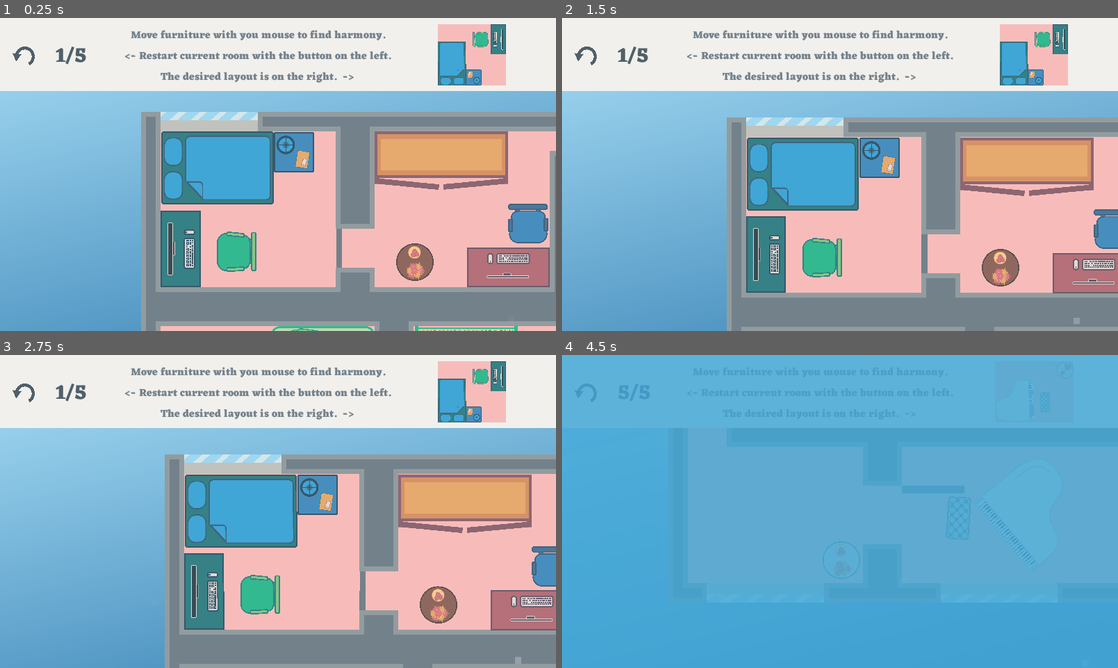
Above: before the commit, frames 1-4 (two rows, left to right).
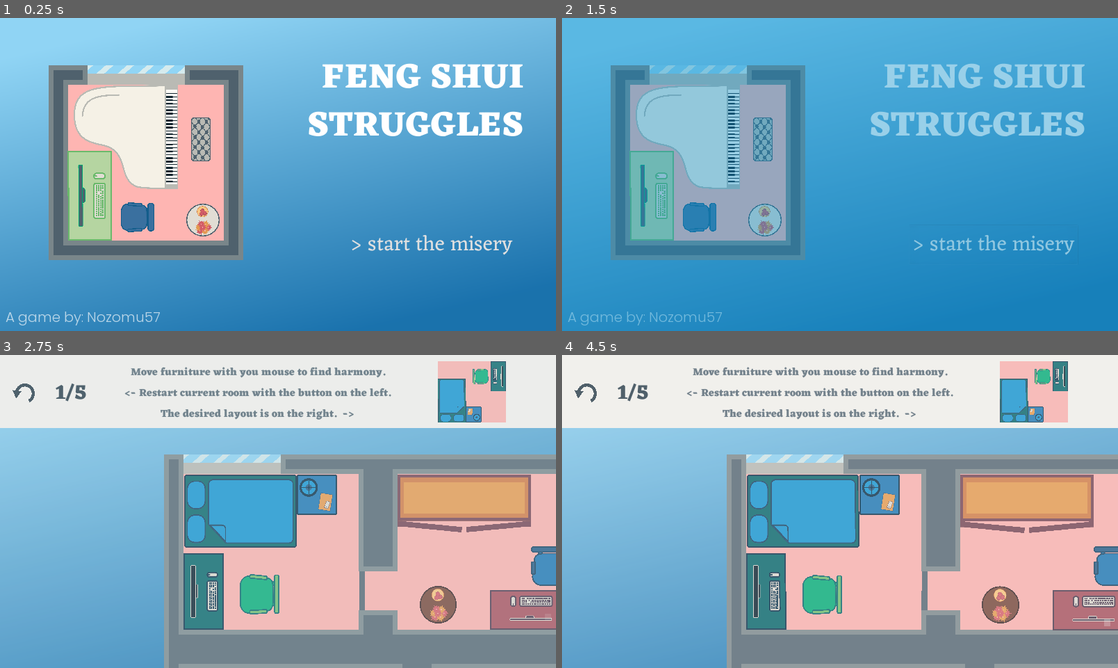
Above: after the commit, the same moments.

Repository: bushmin/Feng-Shui-Struggles
Game: Godot game, scene res://Views/Main Menu/MainMenu.tscn
Same seed, same stepped clock (60 frames per second), same inputs: the game is played once before the commit and once after it. Before the commit the project starts from res://Views/Game/MainGame.tscn. The engine's default icon, where the game draws it, is replaced by a stand-in: a white triangle on a blue panel in a dark square.
Inputs (mouse positions are in pixels of both pictures, inside the frame that each line leads up to):
- Up to frame 1 (0.25 s): no input
- Up to frame 2 (1.5 s): click (584, 55) at 0.52 s; click (995, 243) at 1.25 s, where only the run after the commit has a clickable "> start the misery"
- Up to frame 3 (2.75 s): click (22, 392) at 2 s
- Up to frame 4 (4.5 s): tap Enter (ui_accept) at 2.75, 3.77, 3.8, 4.07 s; move the mouse to (767, 592) at 2.77 s; hold Enter (ui_accept) 2.78-3.53 s; click (767, 592) at 2.92 s; move the mouse to (734, 589) at 3.52 s; click (734, 589) at 3.6 s; move the mouse to (1084, 408) at 4.27 s; hold Enter (ui_accept) from 4.28 s (still down); click (1084, 408) at 4.42 s

The runs differ from the first frame. In frame 1, 94% of the frame differs, in the area x 0-100%, y 0-100%; in frame 2, 93%; in frame 3, 2.0%; in frame 4, 95%.

Commit message:
1.0.0

Diff:
--- a/Instruments/MusicManager/SFX.gd
+++ b/Instruments/MusicManager/SFX.gd
@@ -4,7 +4,7 @@
 const MAX_SCRATCH_TIMER = 20
 
 var Win = preload("res://sound/win_bell.ogg")
-var Glass = preload("res://sound/glass_long.ogg")
+var Glass = preload("res://sound/glass.ogg")
 var Scratch = preload("res://sound/scratch.ogg")
 
 func _ready():
@@ -20,13 +20,13 @@
 	self.set_stream(Win)
 	self.set_pitch_scale(1)
 	self.play()
+	self.seek(0.1)
 
 
 func play_glass():
 	self.set_stream(Glass)
-	self.set_pitch_scale(4)
+	self.set_pitch_scale(0.8)
 	self.play()
-	self.seek(0.6)
 
 func start_scratch():
 	if scratchingTimer >0: return
--- a/Objects/Furniture/Furniture.gd
+++ b/Objects/Furniture/Furniture.gd
@@ -20,6 +20,9 @@
 	holding = false
 
 func _physics_process(delta):
+	$Correct.set_rotation(-rotation)
+	$Correct.rect_position = $TextureRect.rect_position
+
 	var newPos = get_viewport().get_mouse_position()
 	mouseDelta = newPos - prevMousePos
 	prevMousePos = newPos
@@ -49,8 +52,12 @@
 	CAMERA_POS = pos
 
 func set_correct(isCorrect):
-	if isCorrect: modulate = Color("ffffff") #a3a3a3
-	else: modulate = Color("ffffff")
+	if isCorrect:
+		$TextureRect.modulate = Color("5c5c5c") #a3a3a3
+		$Correct.show()
+	else:
+		$TextureRect.modulate = Color("ffffff")
+		$Correct.hide()
 
 func _on_input_event(viewport, event, shape_idx):
 	if event.is_action('press_mouse'):
--- a/Objects/Furniture/Furniture.tscn
+++ b/Objects/Furniture/Furniture.tscn
@@ -21,20 +21,20 @@
 texture = ExtResource( 1 )
 expand = true
 
+[node name="Correct" type="TextureRect" parent="."]
+visible = false
+margin_left = -32.0
+margin_top = -32.0
+margin_right = 36.0
+margin_bottom = 34.0
+rect_pivot_offset = Vector2( 34, 33 )
+mouse_filter = 2
+texture = ExtResource( 3 )
+expand = true
+
 [node name="CollisionShape2D" type="CollisionShape2D" parent="."]
 visible = false
 shape = SubResource( 1 )
 
-[node name="CanvasLayer" type="CanvasLayer" parent="."]
-follow_viewport_enable = true
-
-[node name="Correct" type="TextureRect" parent="CanvasLayer"]
-margin_left = -32.0
-margin_top = -32.0
-margin_right = 36.0
-margin_bottom = 34.0
-texture = ExtResource( 3 )
-expand = true
-
 [connection signal="input_event" from="." to="." method="_on_input_event"]
 [connection signal="mouse_entered" from="." to="." method="_on_mouse_entered"]
--- a/Views/Game/MainGame.gd
+++ b/Views/Game/MainGame.gd
@@ -24,15 +24,23 @@
 	if event.is_action('press_mouse') and not event.is_pressed():
 		get_tree().call_group("FURNITURE", "disable_click")
 	elif event.is_action_pressed('ui_accept'):
-		_on_win_room(true)
+		pass
+		#_on_win_room()
 
 
 
-func _on_win_room(force = false):
+func _on_win_room():
 	MusicManager.SFX.play_win()
+	$UI/WinConfetti.restart()
+	$UI/WinConfetti2.restart()
+	$"Win timer".start()
 
-	if not force: return
 
+func _on_Reset_button_down():
+	Levels[currentLevel].reset()
+
+
+func _on_Win_timer_timeout():
 	if currentLevel == Levels.size()-1:
 		TransitionManager.change_scene("res://Views/End/EndView.tscn")
 		return
@@ -42,7 +50,3 @@
 	Levels[currentLevel].activate()
 	$Camera2D.move_to(Levels[currentLevel])
 	$UI/SOLUTION.show_image(currentLevel)
-
-
-func _on_Reset_button_down():
-	Levels[currentLevel].reset()
--- a/Views/Game/MainGame.tscn
+++ b/Views/Game/MainGame.tscn
@@ -28,6 +28,7 @@
 [ext_resource path="res://img/wadrobe2.png" type="Texture" id=26]
 [ext_resource path="res://img/roundTable2.png" type="Texture" id=27]
 [ext_resource path="res://fonts/Eczar-ExtraBold.ttf" type="DynamicFontData" id=28]
+[ext_resource path="res://img/confetti.png" type="Texture" id=29]
 
 [sub_resource type="Gradient" id=5]
 offsets = PoolRealArray( 0, 0.997904 )
@@ -53,6 +54,16 @@
 size = 24
 use_filter = true
 font_data = ExtResource( 28 )
+
+[sub_resource type="CanvasItemMaterial" id=76]
+particles_animation = true
+particles_anim_h_frames = 2
+particles_anim_v_frames = 1
+particles_anim_loop = true
+
+[sub_resource type="Gradient" id=77]
+offsets = PoolRealArray( 0, 0.777778, 1 )
+colors = PoolColorArray( 1, 1, 1, 1, 1, 1, 1, 1, 1, 1, 1, 0 )
 
 [sub_resource type="RectangleShape2D" id=60]
 extents = Vector2( 86, 44 )
@@ -578,6 +589,10 @@
 [node name="Game" type="Node2D"]
 script = ExtResource( 1 )
 
+[node name="Win timer" type="Timer" parent="."]
+wait_time = 2.0
+one_shot = true
+
 [node name="Camera2D" type="Camera2D" parent="."]
 anchor_mode = 0
 current = true
@@ -668,6 +683,62 @@
 align = 1
 autowrap = true
 
+[node name="WinConfetti" type="CPUParticles2D" parent="UI"]
+material = SubResource( 76 )
+position = Vector2( 11, 739 )
+emitting = false
+amount = 50
+lifetime = 2.0
+one_shot = true
+explosiveness = 1.0
+texture = ExtResource( 29 )
+emission_shape = 1
+emission_sphere_radius = 27.8
+direction = Vector2( 1, -2 )
+spread = 30.0
+gravity = Vector2( 0, 10 )
+initial_velocity = 350.0
+initial_velocity_random = 0.42
+angular_velocity = 263.94
+angular_velocity_random = 1.0
+damping = 63.17
+damping_random = 0.38
+color_ramp = SubResource( 77 )
+hue_variation = 0.73
+hue_variation_random = 0.72
+anim_speed = 1.0
+anim_speed_random = 0.34
+anim_offset = 1.0
+anim_offset_random = 1.0
+
+[node name="WinConfetti2" type="CPUParticles2D" parent="UI"]
+material = SubResource( 76 )
+position = Vector2( 1280, 731 )
+emitting = false
+amount = 50
+lifetime = 2.0
+one_shot = true
+explosiveness = 1.0
+texture = ExtResource( 29 )
+emission_shape = 1
+emission_sphere_radius = 27.8
+direction = Vector2( -1, -2 )
+spread = 30.0
+gravity = Vector2( 0, 10 )
+initial_velocity = 350.0
+initial_velocity_random = 0.42
+angular_velocity = 263.94
+angular_velocity_random = 1.0
+damping = 63.17
+damping_random = 0.38
+color_ramp = SubResource( 77 )
+hue_variation = 0.73
+hue_variation_random = 0.72
+anim_speed = 1.0
+anim_speed_random = 0.34
+anim_offset = 1.0
+anim_offset_random = 1.0
+
 [node name="ROOMS" type="CanvasLayer" parent="."]
 follow_viewport_enable = true
 
@@ -724,7 +795,7 @@
 margin_right = 88.0
 texture = ExtResource( 12 )
 
-[node name="CollisionShape2D" parent="ROOMS/ROOM_1/RealRoom/Furniture/Table" index="1"]
+[node name="CollisionShape2D" parent="ROOMS/ROOM_1/RealRoom/Furniture/Table" index="2"]
 shape = SubResource( 60 )
 
 [node name="Bed" parent="ROOMS/ROOM_1/RealRoom/Furniture" instance=ExtResource( 2 )]
@@ -744,7 +815,7 @@
 grow_vertical = 2
 texture = ExtResource( 13 )
 
-[node name="CollisionShape2D" parent="ROOMS/ROOM_1/RealRoom/Furniture/Bed" index="1"]
+[node name="CollisionShape2D" parent="ROOMS/ROOM_1/RealRoom/Furniture/Bed" index="2"]
 position = Vector2( -0.00012207, -0.500015 )
 shape = SubResource( 7 )
 
@@ -769,7 +840,7 @@
 [node name="TextureRect" parent="ROOMS/ROOM_1/RealRoom/Furniture/Nightstand" index="0"]
 texture = ExtResource( 15 )
 
-[node name="CollisionShape2D" parent="ROOMS/ROOM_1/RealRoom/Furniture/Nightstand" index="1"]
+[node name="CollisionShape2D" parent="ROOMS/ROOM_1/RealRoom/Furniture/Nightstand" index="2"]
 position = Vector2( 0.5, 0 )
 shape = SubResource( 63 )
 
@@ -795,7 +866,7 @@
 margin_right = 80.0
 texture = ExtResource( 12 )
 
-[node name="CollisionShape2D" parent="ROOMS/ROOM_1/FinalRoom/Furniture/Table2" index="1"]
+[node name="CollisionShape2D" parent="ROOMS/ROOM_1/FinalRoom/Furniture/Table2" index="2"]
 position = Vector2( 0.5, 0 )
 shape = SubResource( 3 )
 
@@ -815,7 +886,7 @@
 grow_vertical = 2
 texture = ExtResource( 13 )
 
-[node name="CollisionShape2D" parent="ROOMS/ROOM_1/FinalRoom/Furniture/Bed2" index="1"]
+[node name="CollisionShape2D" parent="ROOMS/ROOM_1/FinalRoom/Furniture/Bed2" index="2"]
 position = Vector2( -0.00012207, -0.500015 )
 shape = SubResource( 7 )
 
@@ -840,8 +911,16 @@
 [node name="TextureRect" parent="ROOMS/ROOM_1/FinalRoom/Furniture/Nightstand2" index="0"]
 texture = ExtResource( 15 )
 
-[node name="CollisionShape2D" parent="ROOMS/ROOM_1/FinalRoom/Furniture/Nightstand2" index="1"]
+[node name="CollisionShape2D" parent="ROOMS/ROOM_1/FinalRoom/Furniture/Nightstand2" index="2"]
 shape = SubResource( 8 )
+
+[node name="HiddenRoom" type="ColorRect" parent="ROOMS/ROOM_1"]
+visible = false
+margin_left = 224.0
+margin_top = 224.0
+margin_right = 629.0
+margin_bottom = 583.0
+color = Color( 0, 0, 0, 0.780392 )
 
 [node name="ROOM_2" type="Node2D" parent="ROOMS"]
 position = Vector2( 585, 45 )
@@ -887,16 +966,6 @@
 rect_pivot_offset = Vector2( 654, 584 )
 mouse_filter = 2
 color = Color( 0.996078, 0.709804, 0.698039, 1 )
-
-[node name="COLOR_FLOOR4" type="ColorRect" parent="ROOMS/ROOM_2/RealRoom/Decoration/FLOOR"]
-visible = false
-margin_left = 842.0
-margin_top = 1236.0
-margin_right = 1501.0
-margin_bottom = 1333.0
-rect_pivot_offset = Vector2( 654, 584 )
-mouse_filter = 2
-color = Color( 0.929412, 0.494118, 0.509804, 1 )
 
 [node name="COLOR_FLOOR7" type="ColorRect" parent="ROOMS/ROOM_2/RealRoom/Decoration/FLOOR"]
 visible = false
@@ -942,7 +1011,7 @@
 margin_right = 95.0
 texture = ExtResource( 16 )
 
-[node name="CollisionShape2D" parent="ROOMS/ROOM_2/RealRoom/Furniture/Table" index="1"]
+[node name="CollisionShape2D" parent="ROOMS/ROOM_2/RealRoom/Furniture/Table" index="2"]
 position = Vector2( -0.5, 0 )
 shape = SubResource( 3 )
 
@@ -960,7 +1029,7 @@
 margin_bottom = 75.0
 texture = ExtResource( 17 )
 
-[node name="CollisionShape2D" parent="ROOMS/ROOM_2/RealRoom/Furniture/Wadrobe" index="1"]
+[node name="CollisionShape2D" parent="ROOMS/ROOM_2/RealRoom/Furniture/Wadrobe" index="2"]
 position = Vector2( 0, 1 )
 shape = SubResource( 61 )
 
@@ -989,7 +1058,7 @@
 margin_bottom = 43.0
 texture = ExtResource( 19 )
 
-[node name="CollisionShape2D" parent="ROOMS/ROOM_2/RealRoom/Furniture/RoundTable" index="1"]
+[node name="CollisionShape2D" parent="ROOMS/ROOM_2/RealRoom/Furniture/RoundTable" index="2"]
 shape = SubResource( 74 )
 
 [node name="FinalRoom" type="ColorRect" parent="ROOMS/ROOM_2"]
@@ -1014,7 +1083,7 @@
 margin_right = 95.0
 texture = ExtResource( 16 )
 
-[node name="CollisionShape2D" parent="ROOMS/ROOM_2/FinalRoom/Furniture/Table2" index="1"]
+[node name="CollisionShape2D" parent="ROOMS/ROOM_2/FinalRoom/Furniture/Table2" index="2"]
 position = Vector2( -0.5, 0 )
 shape = SubResource( 3 )
 
@@ -1032,7 +1101,7 @@
 margin_bottom = 80.0
 texture = ExtResource( 17 )
 
-[node name="CollisionShape2D" parent="ROOMS/ROOM_2/FinalRoom/Furniture/Wadrobe2" index="1"]
+[node name="CollisionShape2D" parent="ROOMS/ROOM_2/FinalRoom/Furniture/Wadrobe2" index="2"]
 position = Vector2( 0, 0.5 )
 shape = SubResource( 61 )
 
@@ -1086,7 +1155,7 @@
 margin_bottom = 26.0
 texture = ExtResource( 20 )
 
-[node name="CollisionShape2D" parent="ROOMS/ROOM_3/RealRoom/Furniture/Bookshelf" index="1"]
+[node name="CollisionShape2D" parent="ROOMS/ROOM_3/RealRoom/Furniture/Bookshelf" index="2"]
 position = Vector2( 0.5, -0.5 )
 shape = SubResource( 64 )
 
@@ -1107,7 +1176,7 @@
 "_edit_group_": true
 }
 
-[node name="CollisionShape2D" parent="ROOMS/ROOM_3/FinalRoom/Furniture/Nightstand2" index="1"]
+[node name="CollisionShape2D" parent="ROOMS/ROOM_3/FinalRoom/Furniture/Nightstand2" index="2"]
 shape = SubResource( 8 )
 
 [node name="ROOM_4" type="Node2D" parent="ROOMS"]
@@ -1148,7 +1217,7 @@
 margin_right = 87.0
 texture = ExtResource( 12 )
 
-[node name="CollisionShape2D" parent="ROOMS/ROOM_4/RealRoom/Furniture/TTTable" index="1"]
+[node name="CollisionShape2D" parent="ROOMS/ROOM_4/RealRoom/Furniture/TTTable" index="2"]
 position = Vector2( 0.5, 0.00012207 )
 shape = SubResource( 72 )
 
@@ -1167,7 +1236,7 @@
 margin_bottom = 74.0
 texture = ExtResource( 26 )
 
-[node name="CollisionShape2D" parent="ROOMS/ROOM_4/RealRoom/Furniture/Wadrobe" index="1"]
+[node name="CollisionShape2D" parent="ROOMS/ROOM_4/RealRoom/Furniture/Wadrobe" index="2"]
 position = Vector2( 0.499878, 0 )
 shape = SubResource( 61 )
 
@@ -1186,7 +1255,7 @@
 margin_bottom = 26.0
 texture = ExtResource( 24 )
 
-[node name="CollisionShape2D" parent="ROOMS/ROOM_4/RealRoom/Furniture/BookShelf" index="1"]
+[node name="CollisionShape2D" parent="ROOMS/ROOM_4/RealRoom/Furniture/BookShelf" index="2"]
 position = Vector2( 0.5, -0.5 )
 shape = SubResource( 64 )
 
@@ -1205,7 +1274,7 @@
 margin_bottom = 41.0001
 texture = ExtResource( 25 )
 
-[node name="CollisionShape2D" parent="ROOMS/ROOM_4/RealRoom/Furniture/TV" index="1"]
+[node name="CollisionShape2D" parent="ROOMS/ROOM_4/RealRoom/Furniture/TV" index="2"]
 position = Vector2( -0.5, 0.00012207 )
 shape = SubResource( 70 )
 
@@ -1223,7 +1292,7 @@
 margin_bottom = 104.0
 texture = ExtResource( 21 )
 
-[node name="CollisionShape2D" parent="ROOMS/ROOM_4/RealRoom/Furniture/CornerSofa" index="1"]
+[node name="CollisionShape2D" parent="ROOMS/ROOM_4/RealRoom/Furniture/CornerSofa" index="2"]
 position = Vector2( 78.5, 1 )
 shape = SubResource( 66 )
 
@@ -1253,7 +1322,7 @@
 margin_right = 87.0
 texture = ExtResource( 12 )
 
-[node name="CollisionShape2D" parent="ROOMS/ROOM_4/FinalRoom/Furniture/TTTable2" index="1"]
+[node name="CollisionShape2D" parent="ROOMS/ROOM_4/FinalRoom/Furniture/TTTable2" index="2"]
 position = Vector2( 0.5, 0.00012207 )
 shape = SubResource( 72 )
 
@@ -1282,7 +1351,7 @@
 margin_bottom = 41.0001
 texture = ExtResource( 25 )
 
-[node name="CollisionShape2D" parent="ROOMS/ROOM_4/FinalRoom/Furniture/TV2" index="1"]
+[node name="CollisionShape2D" parent="ROOMS/ROOM_4/FinalRoom/Furniture/TV2" index="2"]
 position = Vector2( -0.5, 0.00012207 )
 shape = SubResource( 70 )
 
@@ -1299,7 +1368,7 @@
 margin_bottom = 80.0
 texture = ExtResource( 26 )
 
-[node name="CollisionShape2D" parent="ROOMS/ROOM_4/FinalRoom/Furniture/Wadrobe2" index="1"]
+[node name="CollisionShape2D" parent="ROOMS/ROOM_4/FinalRoom/Furniture/Wadrobe2" index="2"]
 position = Vector2( 0, 0.5 )
 shape = SubResource( 61 )
 
@@ -1317,7 +1386,7 @@
 margin_bottom = 26.0
 texture = ExtResource( 24 )
 
-[node name="CollisionShape2D" parent="ROOMS/ROOM_4/FinalRoom/Furniture/BookShelf2" index="1"]
+[node name="CollisionShape2D" parent="ROOMS/ROOM_4/FinalRoom/Furniture/BookShelf2" index="2"]
 position = Vector2( 0.5, -0.5 )
 shape = SubResource( 64 )
 
@@ -1335,7 +1404,7 @@
 margin_bottom = 109.0
 texture = ExtResource( 21 )
 
-[node name="CollisionShape2D" parent="ROOMS/ROOM_4/FinalRoom/Furniture/CornerSofa2" index="1"]
+[node name="CollisionShape2D" parent="ROOMS/ROOM_4/FinalRoom/Furniture/CornerSofa2" index="2"]
 position = Vector2( 85.5, -8.5 )
 shape = SubResource( 66 )
 
@@ -1372,7 +1441,7 @@
 margin_bottom = 43.0
 texture = ExtResource( 27 )
 
-[node name="CollisionShape2D" parent="ROOMS/ROOM_5/RealRoom/Furniture/RoundTable" index="1"]
+[node name="CollisionShape2D" parent="ROOMS/ROOM_5/RealRoom/Furniture/RoundTable" index="2"]
 shape = SubResource( 74 )
 
 [node name="Piano" parent="ROOMS/ROOM_5/RealRoom/Furniture" instance=ExtResource( 2 )]
@@ -1390,7 +1459,7 @@
 margin_bottom = 98.0
 texture = ExtResource( 22 )
 
-[node name="CollisionShape2D" parent="ROOMS/ROOM_5/RealRoom/Furniture/Piano" index="1"]
+[node name="CollisionShape2D" parent="ROOMS/ROOM_5/RealRoom/Furniture/Piano" index="2"]
 position = Vector2( -1, 48 )
 shape = SubResource( 67 )
 
@@ -1413,7 +1482,7 @@
 margin_bottom = 26.4161
 texture = ExtResource( 23 )
 
-[node name="CollisionShape2D" parent="ROOMS/ROOM_5/RealRoom/Furniture/PianoChair" index="1"]
+[node name="CollisionShape2D" parent="ROOMS/ROOM_5/RealRoom/Furniture/PianoChair" index="2"]
 position = Vector2( -0.320313, -0.0839233 )
 shape = SubResource( 69 )
 
@@ -1442,7 +1511,7 @@
 margin_bottom = 26.4161
 texture = ExtResource( 23 )
 
-[node name="CollisionShape2D" parent="ROOMS/ROOM_5/FinalRoom/Furniture/PianoChair2" index="1"]
+[node name="CollisionShape2D" parent="ROOMS/ROOM_5/FinalRoom/Furniture/PianoChair2" index="2"]
 position = Vector2( -0.320313, -0.0839233 )
 shape = SubResource( 69 )
 
@@ -1461,7 +1530,7 @@
 margin_bottom = 43.0
 texture = ExtResource( 19 )
 
-[node name="CollisionShape2D" parent="ROOMS/ROOM_5/FinalRoom/Furniture/RoundTable2" index="1"]
+[node name="CollisionShape2D" parent="ROOMS/ROOM_5/FinalRoom/Furniture/RoundTable2" index="2"]
 shape = SubResource( 74 )
 
 [node name="Piano2" parent="ROOMS/ROOM_5/FinalRoom/Furniture" instance=ExtResource( 2 )]
@@ -1478,7 +1547,7 @@
 margin_bottom = 98.0
 texture = ExtResource( 22 )
 
-[node name="CollisionShape2D" parent="ROOMS/ROOM_5/FinalRoom/Furniture/Piano2" index="1"]
+[node name="CollisionShape2D" parent="ROOMS/ROOM_5/FinalRoom/Furniture/Piano2" index="2"]
 position = Vector2( -1, 48 )
 shape = SubResource( 67 )
 
@@ -1553,6 +1622,7 @@
 scale_amount = 15.0
 color_ramp = SubResource( 59 )
 
+[connection signal="timeout" from="Win timer" to="." method="_on_Win_timer_timeout"]
 [connection signal="button_down" from="UI/Reset" to="." method="_on_Reset_button_down"]
 [connection signal="win_room" from="ROOMS/ROOM_1" to="." method="_on_win_room"]
 [connection signal="win_room" from="ROOMS/ROOM_2" to="." method="_on_win_room"]
--- a/Views/Main Menu/MainMenu.tscn
+++ b/Views/Main Menu/MainMenu.tscn
@@ -1,10 +1,10 @@
 [gd_scene load_steps=68 format=2]
 
-[ext_resource path="res://img/chair2.png" type="Texture" id=1]
+[ext_resource path="res://img/tableMenu.png" type="Texture" id=1]
 [ext_resource path="res://Objects/Window/Window.tscn" type="PackedScene" id=2]
 [ext_resource path="res://img/piano.png" type="Texture" id=3]
 [ext_resource path="res://img/Wall_tilemap.png" type="Texture" id=4]
-[ext_resource path="res://img/table1.png" type="Texture" id=5]
+[ext_resource path="res://img/chairMenu.png" type="Texture" id=5]
 [ext_resource path="res://img/pianoChair.png" type="Texture" id=6]
 [ext_resource path="res://img/roundTable2.png" type="Texture" id=7]
 [ext_resource path="res://fonts/Poppins-Light.ttf" type="DynamicFontData" id=8]
@@ -471,18 +471,18 @@
 } ]
 1/z_index = 0
 
-[sub_resource type="DynamicFontData" id=65]
-font_path = "res://fonts/Eczar-ExtraBold.ttf"
-
-[sub_resource type="DynamicFont" id=58]
-size = 96
-use_filter = true
-font_data = SubResource( 65 )
-
 [sub_resource type="DynamicFont" id=66]
 size = 32
 use_filter = true
 font_data = ExtResource( 8 )
+
+[sub_resource type="DynamicFontData" id=65]
+font_path = "res://fonts/Eczar-ExtraBold.ttf"
+
+[sub_resource type="DynamicFont" id=58]
+size = 80
+use_filter = true
+font_data = SubResource( 65 )
 
 [sub_resource type="DynamicFont" id=59]
 size = 48
@@ -545,26 +545,26 @@
 position = Vector2( 962.858, 540 )
 scale = Vector2( 4.42, 4 )
 
+[node name="Label2" type="Label" parent="."]
+modulate = Color( 1, 1, 1, 0.670588 )
+margin_left = 13.0
+margin_top = 665.0
+margin_right = 372.0
+margin_bottom = 711.0
+custom_constants/line_spacing = -34
+custom_fonts/font = SubResource( 66 )
+text = "A game by: Nozomu57"
+
 [node name="Label" type="Label" parent="."]
-margin_left = 622.0
-margin_top = 77.0
-margin_right = 1218.0
-margin_bottom = 422.0
+margin_left = 608.0
+margin_top = 67.0
+margin_right = 1204.0
+margin_bottom = 412.0
 custom_constants/line_spacing = -34
 custom_fonts/font = SubResource( 58 )
 text = "FENG SHUI
 STRUGGLES"
-align = 1
-
-[node name="Label" type="Label" parent="Label"]
-modulate = Color( 1, 1, 1, 0.670588 )
-margin_left = -609.0
-margin_top = 588.0
-margin_right = -266.0
-margin_bottom = 634.0
-custom_constants/line_spacing = -34
-custom_fonts/font = SubResource( 66 )
-text = "A game by: Nozomu57"
+align = 2
 
 [node name="TextureRect" type="TextureRect" parent="."]
 margin_left = 170.0
@@ -582,7 +582,7 @@
 margin_right = 362.0
 margin_bottom = 615.0
 rect_rotation = -90.0
-texture = ExtResource( 5 )
+texture = ExtResource( 1 )
 expand = true
 stretch_mode = 6
 
@@ -593,7 +593,7 @@
 margin_right = 508.0
 margin_bottom = 458.0
 rect_rotation = 90.0
-texture = ExtResource( 1 )
+texture = ExtResource( 5 )
 expand = true
 stretch_mode = 6
 
@@ -618,10 +618,10 @@
 stretch_mode = 6
 
 [node name="Button" type="Button" parent="."]
-margin_left = 771.0
-margin_top = 565.0
-margin_right = 1161.0
-margin_bottom = 657.0
+margin_left = 798.0
+margin_top = 476.0
+margin_right = 1188.0
+margin_bottom = 568.0
 mouse_default_cursor_shape = 2
 custom_fonts/font = SubResource( 59 )
 custom_styles/normal = SubResource( 60 )
@@ -632,6 +632,7 @@
 layer = 100
 
 [node name="ColorRect" type="ColorRect" parent="ShaderLayer"]
+visible = false
 material = SubResource( 64 )
 anchor_right = 1.0
 anchor_bottom = 1.0
--- /dev/null
+++ b/Views/PROMO/EndView.tscn
@@ -0,0 +1,81 @@
+[gd_scene load_steps=8 format=2]
+
+[ext_resource path="res://fonts/Eczar-ExtraBold.ttf" type="DynamicFontData" id=1]
+[ext_resource path="res://img/piano.png" type="Texture" id=2]
+
+[sub_resource type="Gradient" id=5]
+offsets = PoolRealArray( 0, 0.997904 )
+colors = PoolColorArray( 0.568627, 0.835294, 0.960784, 1, 0.101961, 0.447059, 0.678431, 1 )
+
+[sub_resource type="GradientTexture2D" id=62]
+gradient = SubResource( 5 )
+width = 1280
+height = 720
+fill_from = Vector2( 0.300501, 0 )
+fill_to = Vector2( 0.706177, 0.978099 )
+
+[sub_resource type="DynamicFont" id=64]
+size = 70
+use_filter = true
+font_data = ExtResource( 1 )
+
+[sub_resource type="Shader" id=61]
+code = "shader_type canvas_item;
+
+uniform float brightness: hint_range(0, 2) = 1.0;
+uniform float contrast: hint_range(0, 2) = 1.0;
+uniform float saturation: hint_range(0, 2) = 1.0;
+
+void fragment() {
+    vec3 c = textureLod(SCREEN_TEXTURE, SCREEN_UV, 0.0).rgb;
+
+    c.rgb = mix(vec3(0.0), c.rgb, brightness);
+    c.rgb = mix(vec3(0.5), c.rgb, contrast);
+    c.rgb = mix(vec3(dot(vec3(1.0), c.rgb) * 0.33333), c.rgb, saturation);
+
+    COLOR.rgb = c;
+}"
+
+[sub_resource type="ShaderMaterial" id=63]
+shader = SubResource( 61 )
+shader_param/brightness = 1.345
+shader_param/contrast = 0.54
+shader_param/saturation = 1.115
+
+[node name="Node2D" type="Node2D"]
+
+[node name="ColorRect" type="TextureRect" parent="."]
+anchor_right = 1.0
+anchor_bottom = 1.0
+margin_right = 1280.0
+margin_bottom = 720.0
+mouse_filter = 2
+texture = SubResource( 62 )
+
+[node name="Label" type="Label" parent="."]
+margin_left = 481.0
+margin_top = 431.0
+margin_right = 832.0
+margin_bottom = 640.0
+custom_constants/line_spacing = -43
+custom_fonts/font = SubResource( 64 )
+text = "Feng Shui
+Struggles"
+
+[node name="TextureRect" type="TextureRect" parent="."]
+margin_left = 471.0
+margin_top = 81.0
+margin_right = 834.0
+margin_bottom = 444.0
+texture = ExtResource( 2 )
+expand = true
+
+[node name="ShaderLayer" type="CanvasLayer" parent="."]
+layer = 100
+visible = false
+
+[node name="ColorRect" type="ColorRect" parent="ShaderLayer"]
+material = SubResource( 63 )
+anchor_right = 1.0
+anchor_bottom = 1.0
+mouse_filter = 2
--- a/project.godot
+++ b/project.godot
@@ -11,7 +11,7 @@
 [application]
 
 config/name="Feng Shui Struggles"
-run/main_scene="res://Views/Game/MainGame.tscn"
+run/main_scene="res://Views/Main Menu/MainMenu.tscn"
 boot_splash/bg_color=Color( 0, 0, 0, 1 )
 config/icon="res://icon.png"
 
Not shown: 1 places in Views/Game/MainGame.tscn that only renumber resources
Binary file added: img/chairMenu.png
Not shown, added: img/chairMenu.png.import
Binary file changed: img/check.png
Binary file added: img/confetti.png
Not shown, added: img/confetti.png.import
Binary file added: img/confetti1.png
Not shown, added: img/confetti1.png.import
Binary file added: img/confetti2.png
Not shown, added: img/confetti2.png.import
Binary file added: img/tableMenu.png
Not shown, added: img/tableMenu.png.import
(and 1 more such lines)
